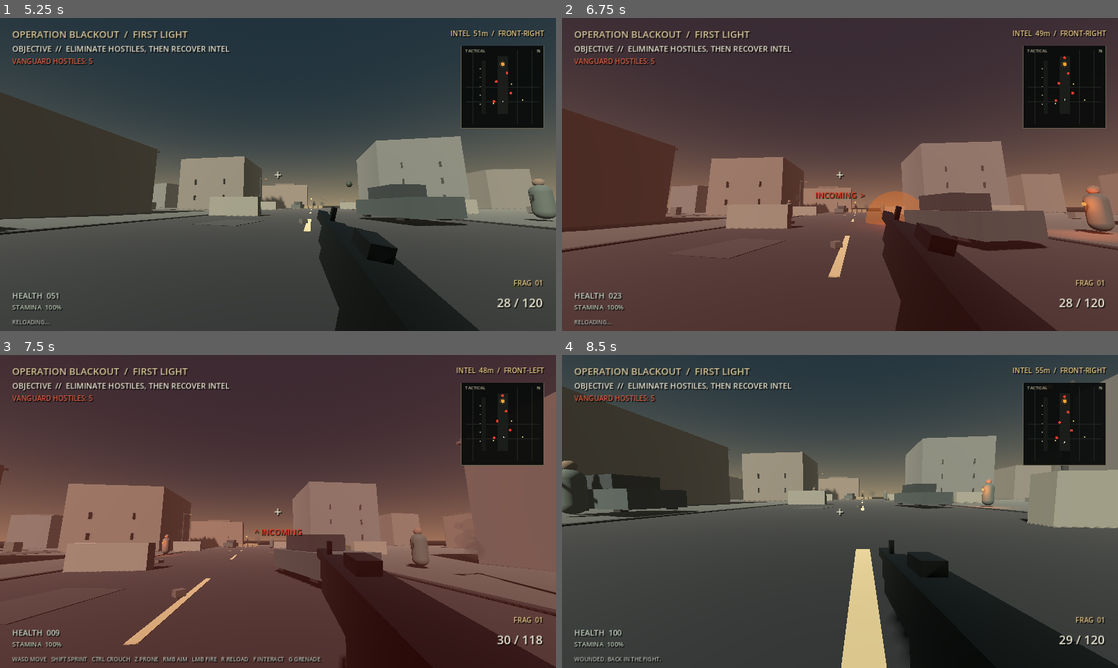
Above: before the commit, frames 1-4 (two rows, left to right).
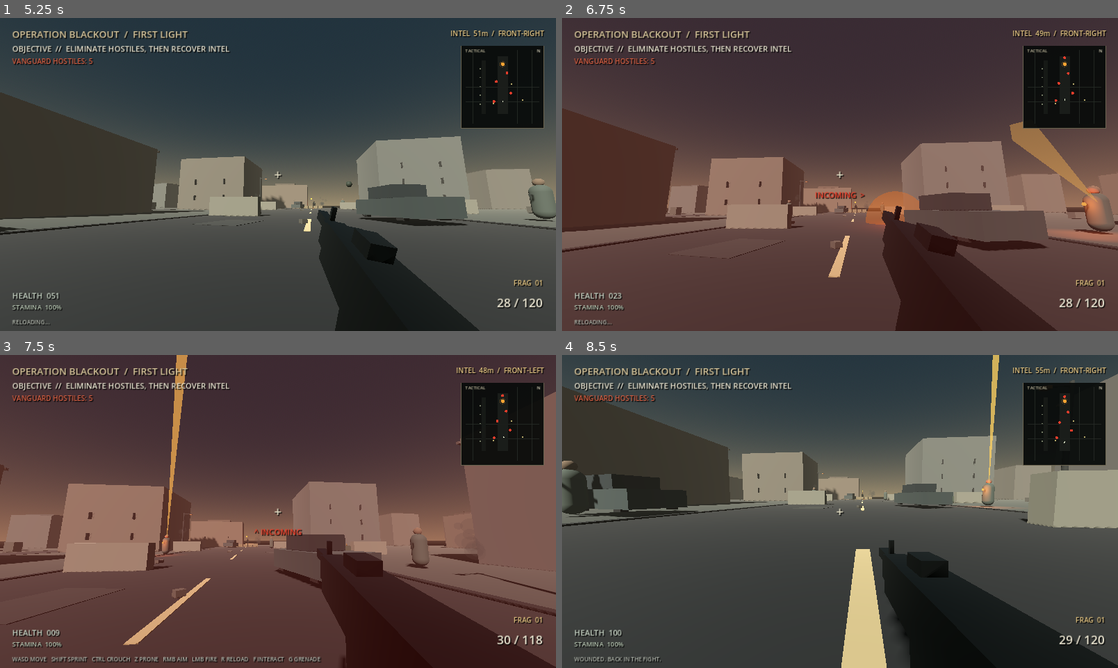
Above: after the commit, the same moments.

Repository: Liladizilla/operation-blackout
Game: Godot game, scene res://scenes/main.tscn
Same seed, same stepped clock (60 frames per second), same inputs: the game is played once before the commit and once after it.
Inputs (mouse positions are in pixels of both pictures, inside the frame that each line leads up to):
- Up to frame 1 (5.25 s): click "DEPLOY / BEGIN OPERATION" at 0.5 s; tap Enter at 1.25, 5.1 s; move the mouse to (305, 174) at 1.27 s; hold W (move_forward) from 1.28 s (still down); tap Ctrl (crouch) at 1.35 s; click (305, 174) at 1.42 s; tap Space (jump) at 1.52, 2.27, 3.77, 4.52 s; move the mouse to (250, 174) at 2.02 s; tap F (interact) at 2.1 s; move the mouse to (289, 168) at 2.77 s; tap Z (prone) at 2.85 s; move the mouse to (272, 180) at 3.52 s; tap Shift (sprint) at 3.6 s; click (272, 180) at 3.67 s; move the mouse to (316, 177) at 4.27 s; tap G (throw_grenade) at 4.35 s; tap R (reload) at 4.9 s; move the mouse to (233, 171) at 5.02 s
- Up to frame 2 (6.75 s): tap Space (jump) at 5.27 s; move the mouse to (845, 174) at 5.77 s; tap Ctrl (crouch) at 5.85 s; click (845, 174) at 5.92 s; move the mouse to (817, 168) at 6.52 s; release W (move_forward) at 6.53 s; hold D (move_right) from 6.53 s (still down); tap F (interact) at 6.6 s
- Up to frame 3 (7.5 s): tap Space (jump) at 6.77 s; move the mouse to (305, 511) at 7.27 s; release D (move_right) at 7.28 s; hold W (move_forward) from 7.28 s (still down); tap Z (prone) at 7.35 s
- Up to frame 4 (8.5 s): keep holding W (move_forward); tap Space (jump) at 7.52, 8.27 s; move the mouse to (812, 511) at 8.02 s; tap Shift (sprint) at 8.1 s; click (812, 511) at 8.17 s

Frame 1 is identical in both runs. In frame 2, 0.9% of the frame differs, in the area x 80-96%, y 33-58%; in frame 3, 0.6%; in frame 4, 0.3%.

Commit message:
Render brief tracers for hostile hitscan fire

Diff:
--- a/scripts/enemy.gd
+++ b/scripts/enemy.gd
@@ -1,4 +1,6 @@
 extends CharacterBody3D
+
+const SHOT_TRACER_SCRIPT = preload("res://scripts/shot_tracer.gd")
 
 var health := 100.0
 var player: Node3D
@@ -457,9 +459,22 @@
     var query := PhysicsRayQueryParameters3D.create(from, to)
     query.exclude = [get_rid()]
     var hit := get_world_3d().direct_space_state.intersect_ray(query)
+    var tracer_end: Vector3 = hit.get("position", to) if not hit.is_empty() else to
+    var tracer_tint := Color(1.0, 0.43, 0.16, 0.9)
     if not hit.is_empty() and hit.get("collider") == player:
+        tracer_tint = Color(1.0, 0.70, 0.30, 0.95)
         if player.has_method("apply_damage"):
             player.apply_damage(7.0, global_position)
+    _spawn_shot_tracer(from, tracer_end, tracer_tint)
+
+func _spawn_shot_tracer(start_position: Vector3, end_position: Vector3, tint: Color) -> void:
+    var active_scene := get_tree().current_scene
+    if not is_instance_valid(active_scene):
+        return
+    var tracer := MeshInstance3D.new()
+    tracer.set_script(SHOT_TRACER_SCRIPT)
+    active_scene.add_child(tracer)
+    tracer.call("configure", start_position, end_position, tint)
 
 func _show_muzzle_flash() -> void:
     enemy_muzzle_flash.visible = true
